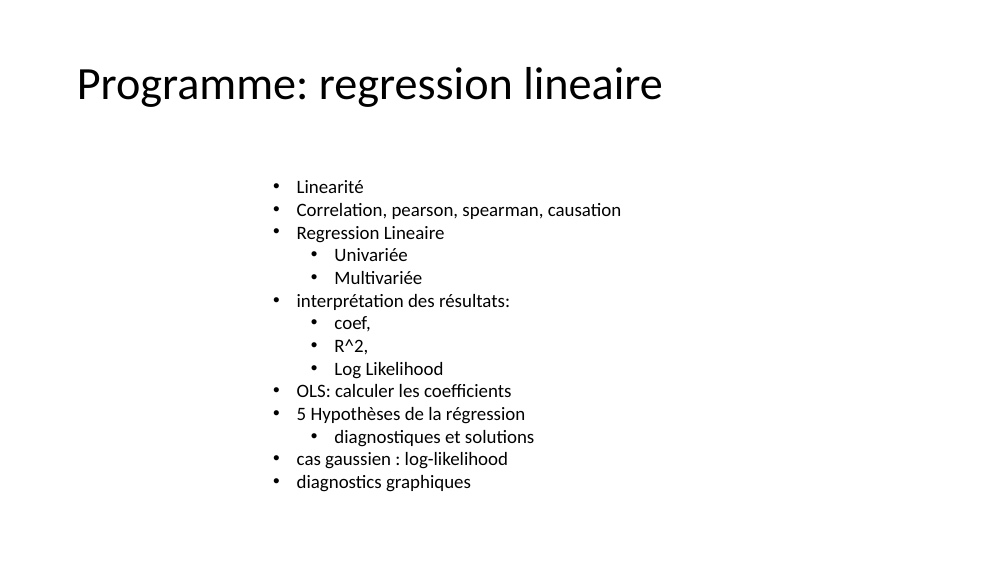
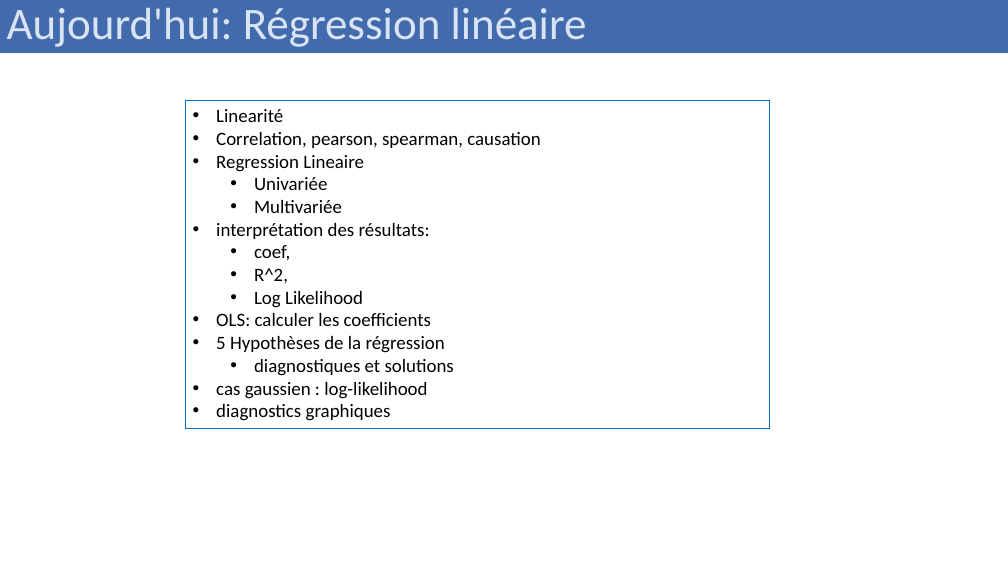
Before and after one commit to alexisperrier/XEmines_DataScience_2020, a slide deck: slide 2 of slides/XEM20_S1D3_regression_lineaire.pptx. Drawn at 1008x567 pixels with LibreOffice and Linux fonts; fonts in the diff are those of the drawing. Boxes give left, top, right and bottom in pixels: in the first picture for what was removed or moved away, otherwise in the second. Text is boxed around its words. In the diff, an @@ line names an element or a change of style, - is before the commit and + after.

```diff
--- a/slides/XEM20_S1D3_regression_lineaire.pptx
+++ b/slides/XEM20_S1D3_regression_lineaire.pptx
@@ rectangle added at [0, 0, 1008, 53], fill #426BAD, 42.9 pt, text #DAE3F3 @@
+Aujourd'hui: Régression linéaire
@@ title removed at [77, 67, 663, 107] @@
-Programme: regression lineaire
@@ rectangle "Linearité": place and size @@
-rectangle "Linearité" at [297, 180, 621, 492]
+rectangle "Linearité" at [185, 101, 770, 429]
@@ rectangle "Linearité" at [185, 101, 770, 429]: outline none to #0070C0 0.75 pt @@
```
Also in this commit, not shown: 10 other slides changed, 1 slide added.
